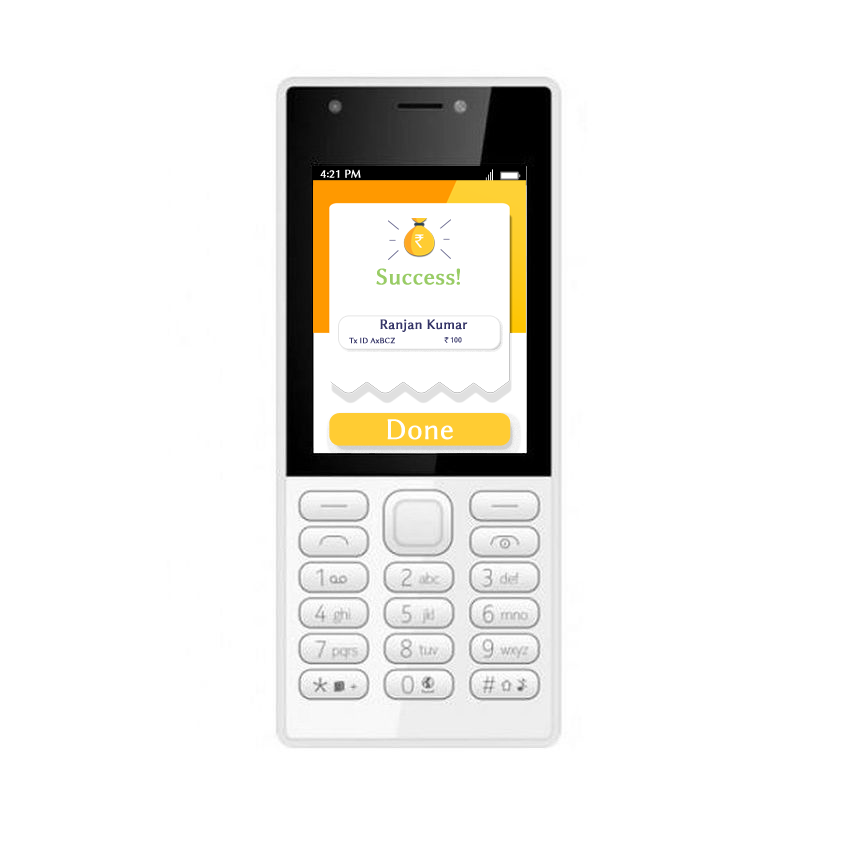
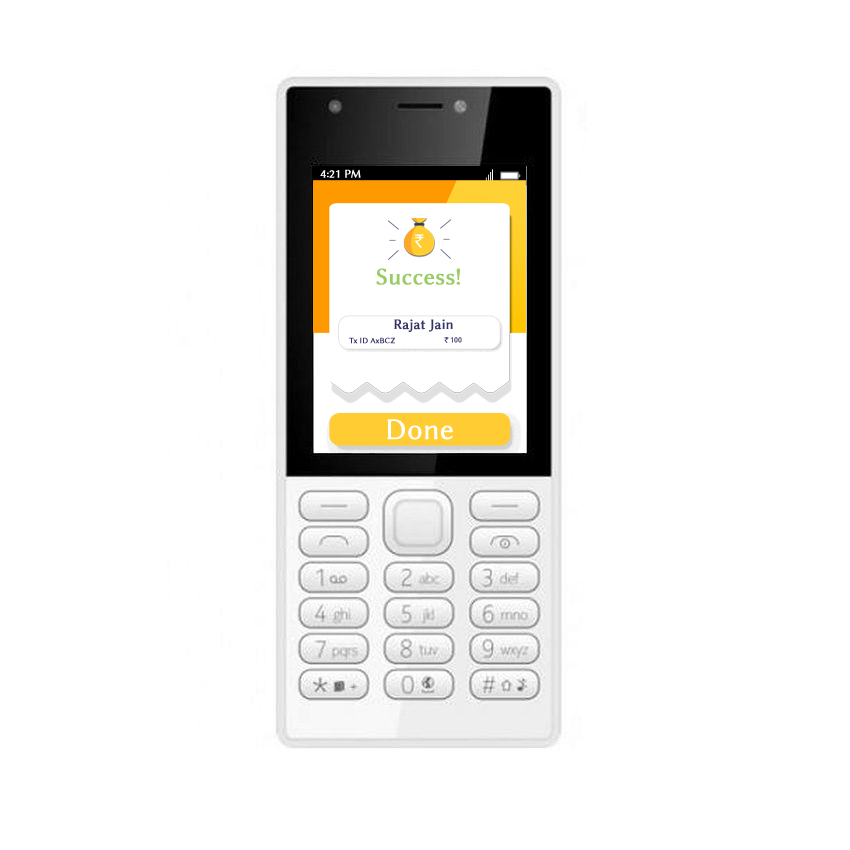
The second 850×850 image is a revision of the first. Changes to its layers:
renamed "Ranjan Kumar" to "Rajat Jain", painted on it over [380, 319, 468, 332]
